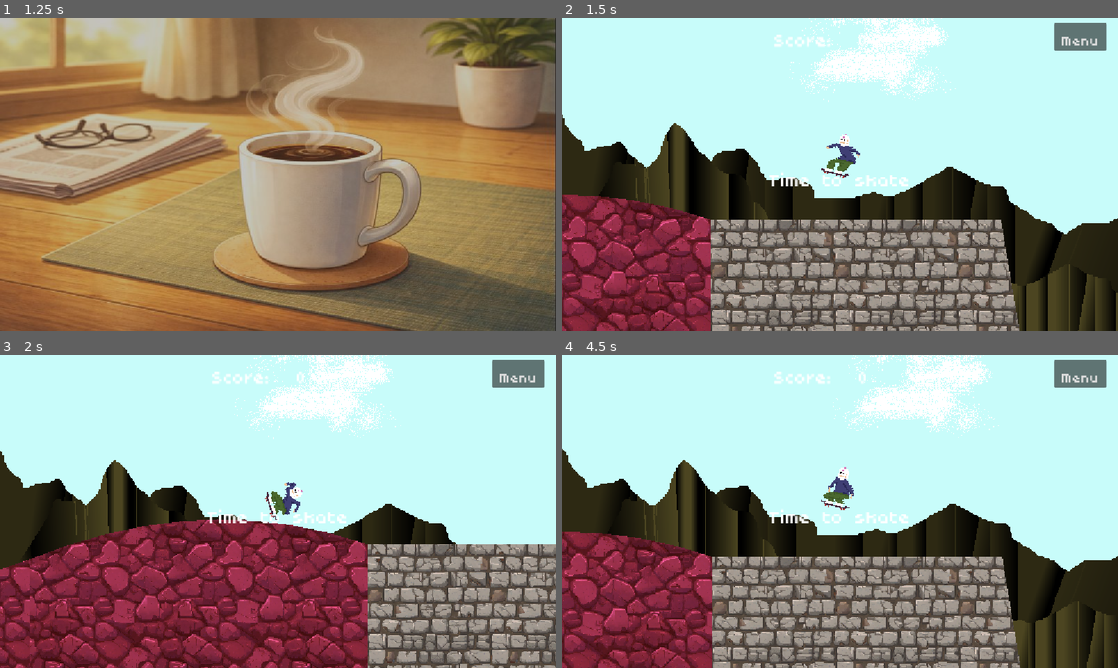
Above: before the commit, frames 1-4 (two rows, left to right).
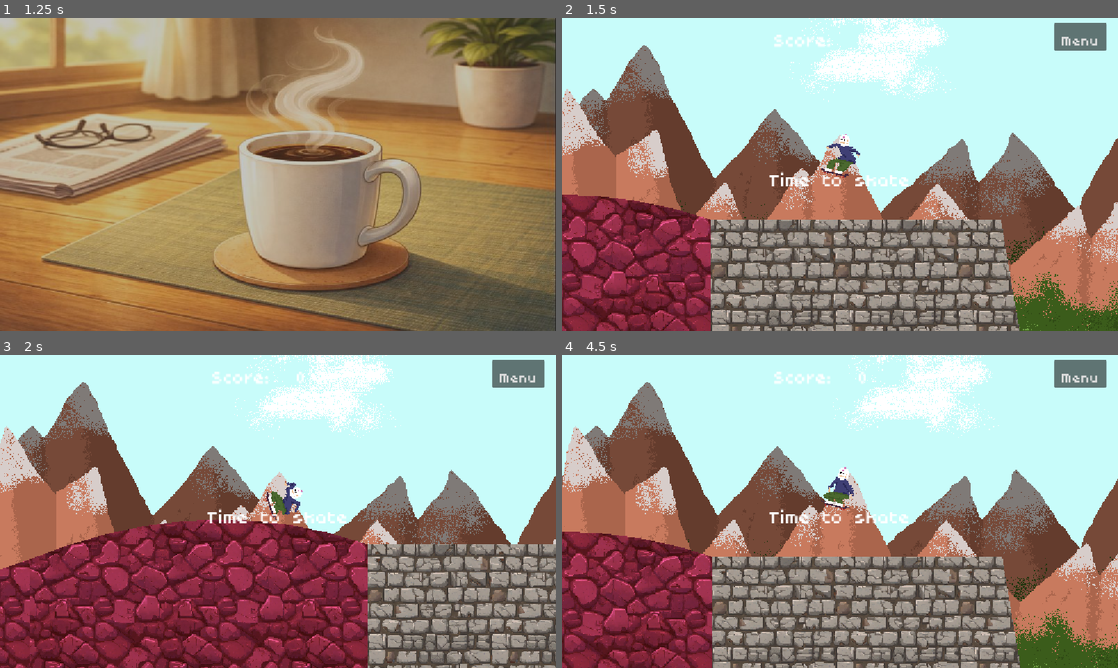
Above: after the commit, the same moments.

Repository: Nikug/fgj-2026
Game: Godot game, scene res://vilperi/MaskSelect.tscn
Two runs of this game, one before a commit and one after it. Both use one fixed random seed, a clock stepped at 60 frames per second and the inputs below. Sound files missing from this copy of the repository are replaced by a short silence.
Inputs (mouse positions are in pixels of both pictures, inside the frame that each line leads up to):
- Up to frame 1 (1.25 s): click "Begin your day" at 0.5 s
- Up to frame 2 (1.5 s): tap Enter (ui_accept) at 1.25 s; move the mouse to (962, 158) at 1.27 s; hold Right (right) from 1.28 s (still down); tap R (r) at 1.35 s
- Up to frame 3 (2 s): keep holding Right (right); tap Space (jump) at 1.52, 1.55, 1.82 s
- Up to frame 4 (4.5 s): move the mouse to (728, 527) at 2.02 s; tap Space (jump) at 2.1, 2.27, 2.57, 3.05, 3.77, 4.07 s; tap R (r) at 2.3, 3.6, 4.35 s; move the mouse to (895, 442) at 2.77 s; release Right (right) at 2.78 s; hold A (left) 2.78-3.53 s; click (895, 442) at 2.85 s; move the mouse to (812, 574) at 3.52 s; hold Right (right) from 3.53 s (still down); move the mouse to (1006, 558) at 4.27 s

Frame 1 is identical in both runs. In frame 2, 29% of the frame differs, in the area x 0-100%, y 8-100%; in frame 3, 18%; in frame 4, 29%.

Commit message:
aarne, missä kuolema tapahtuu? v2

Diff:
--- a/skeittipeli/aleksi/Pelaaja.tscn
+++ b/skeittipeli/aleksi/Pelaaja.tscn
@@ -166,7 +166,7 @@
 "duration": 1.0,
 "texture": SubResource("AtlasTexture_0btbr")
 }],
-"loop": true,
+"loop": false,
 "name": &"fall",
 "speed": 8.0
 }, {
@@ -183,7 +183,7 @@
 "duration": 1.0,
 "texture": SubResource("AtlasTexture_6j5gq")
 }],
-"loop": true,
+"loop": false,
 "name": &"jump",
 "speed": 8.0
 }, {
@@ -271,7 +271,7 @@
 "duration": 1.0,
 "texture": SubResource("AtlasTexture_4u5um")
 }],
-"loop": true,
+"loop": false,
 "name": &"jump",
 "speed": 8.0
 }, {
@@ -320,14 +320,14 @@
 texture_repeat = 2
 position = Vector2(-1, 2.0000002)
 sprite_frames = SubResource("SpriteFrames_e4c05")
-animation = &"fall"
+animation = &"skate"
 
 [node name="plague_mask" type="AnimatedSprite2D" parent="Area2D" unique_id=2022715554]
 visible = false
 texture_filter = 1
 position = Vector2(-1, 2)
 sprite_frames = SubResource("SpriteFrames_duqdd")
-animation = &"fall"
+animation = &"skate"
 
 [node name="hockey_mask" type="AnimatedSprite2D" parent="Area2D" unique_id=1292978360]
 texture_filter = 1
--- a/skeittipeli/aleksi/ukkeli.gd
+++ b/skeittipeli/aleksi/ukkeli.gd
@@ -73,7 +73,6 @@
 
 func _physics_process(delta: float):
   # Add the gravity.
-
   if not is_on_floor():
     velocity.y += gravity * delta
     was_in_air = true
@@ -82,8 +81,6 @@
     was_in_air = false
     total_rotation = 0.0
     land()
-
-
 
 
   # Get the input direction and handle the movement/deceleration.
@@ -125,7 +122,7 @@
         # Normal jump from floor
         #jump()
     elif is_on_wall():
-        velocity += get_wall_normal().rotated(-0.75*PI) * 400
+        velocity += get_wall_normal().rotated(-0.75 * PI) * 400
     else:
         velocity.x -= 600
 
@@ -166,7 +163,6 @@
   fell.emit()
 
 func play_skate_animation():
-    print("ukkeli skate")
     if (isDead):
         return
     animated_sprite_2.play("skate")
@@ -174,13 +170,11 @@
     hockey_mask_sprite.play("skate")
 
 func play_fall_animation():
-    print("ukkeli fall")
     animated_sprite_2.play("fall")
     plague_mask_sprite.play("fall")
     hockey_mask_sprite.play("fall")
 
 func play_jump_animation():
-    print("ukkeli jump")
     if (isDead):
         return
     animated_sprite_2.play("jump")
--- a/skeittipeli/maija/background.tscn
+++ b/skeittipeli/maija/background.tscn
@@ -1,7 +1,7 @@
 [gd_scene format=3 uid="uid://cbl45dc4304xk"]
 
 [ext_resource type="Texture2D" uid="uid://l10n77p0r1fa" path="res://maija/stuff/sky_base.png" id="1_oc507"]
-[ext_resource type="Texture2D" uid="uid://ditiyrnixemoc" path="res://maija/stuff/mountain_base.png" id="2_p0nsd"]
+[ext_resource type="Texture2D" uid="uid://da1dlu0frx4u5" path="res://maija/stuff/mountain-Sheet.png" id="3_6gfh6"]
 [ext_resource type="Texture2D" uid="uid://3ql3oolqqt5y" path="res://maija/stuff/cloud_1.png" id="3_p0nsd"]
 
 [sub_resource type="AtlasTexture" id="AtlasTexture_6gfh6"]
@@ -35,8 +35,8 @@
 }]
 
 [sub_resource type="AtlasTexture" id="AtlasTexture_t0nfn"]
-atlas = ExtResource("2_p0nsd")
-region = Rect2(0, 0, 2048, 512)
+atlas = ExtResource("3_6gfh6")
+region = Rect2(0, 0, 1024, 512)
 
 [sub_resource type="SpriteFrames" id="SpriteFrames_7bt82"]
 animations = [{
@@ -79,7 +79,7 @@
 sprite_frames = SubResource("SpriteFrames_axdj1")
 
 [node name="Parallax2D2" type="Parallax2D" parent="." unique_id=1398768022]
-repeat_size = Vector2(4094, 0)
+repeat_size = Vector2(2048, 0)
 autoscroll = Vector2(2, 0)
 repeat_times = 10
 follow_viewport = false
@@ -88,11 +88,13 @@
 [node name="AnimatedSprite2D" type="AnimatedSprite2D" parent="Parallax2D2" unique_id=1021995762]
 self_modulate = Color(0.5449743, 0.54497427, 0.54497427, 1)
 texture_filter = 1
+position = Vector2(0, -197)
 scale = Vector2(2, 2)
 sprite_frames = SubResource("SpriteFrames_7bt82")
 
 [node name="Parallax2D3" type="Parallax2D" parent="." unique_id=1754541799]
-repeat_size = Vector2(3070, 0)
+scroll_offset = Vector2(3, -77)
+repeat_size = Vector2(1536, 0)
 autoscroll = Vector2(6, 0)
 repeat_times = 10
 follow_viewport = false
@@ -101,6 +103,6 @@
 [node name="AnimatedSprite2D" type="AnimatedSprite2D" parent="Parallax2D3" unique_id=769083366]
 self_modulate = Color(0.92099476, 0.9209946, 0.9209946, 1)
 texture_filter = 1
-position = Vector2(300.00006, 197)
+position = Vector2(300.00006, 49.000015)
 scale = Vector2(1.5, 1.5)
 sprite_frames = SubResource("SpriteFrames_7bt82")
Binary file added: skeittipeli/maija/stuff/mountain-Sheet.png
Not shown, added: skeittipeli/maija/stuff/mountain-Sheet.png.import
Binary file added: skeittipeli/maija/stuff/mountain.aseprite
